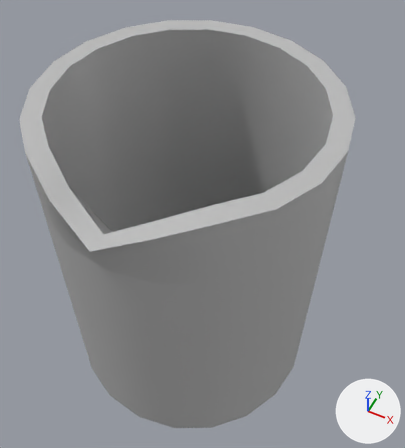
Before and after pictures for a commit that changed the FBX model project blob/Project_blob/Project_blob/Content/Models/cauldron.fbx.
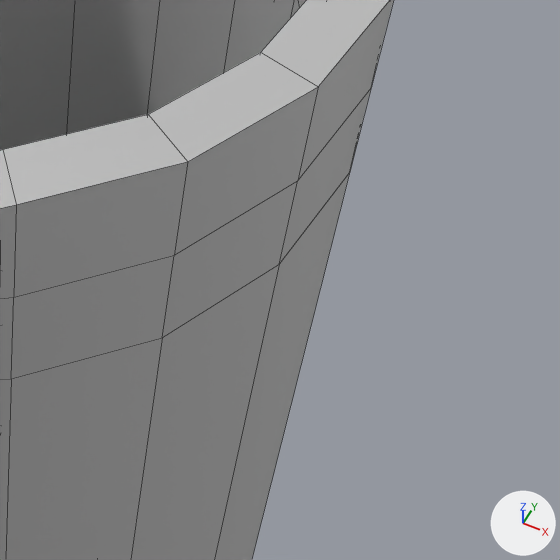
Each version is shown whole from a 50 mm lens placed at (0.0536, -0.0993, 0.142), pointed at (0.0011, 0.0057, 0.0108), then close up on the part from 52% to 100% of the width and 34% to 77% of the height. The lights are fixed; the arrows at lower right show +X, +Y and +Z. The close-ups show mesh edges as thin lines. Where no turn or scale is listed for an object, it has been applied to the vertices. Vertices at the same position are counted once.
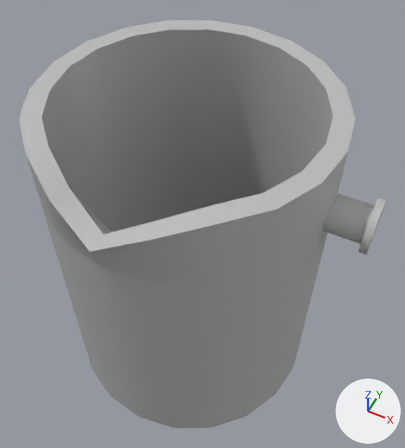
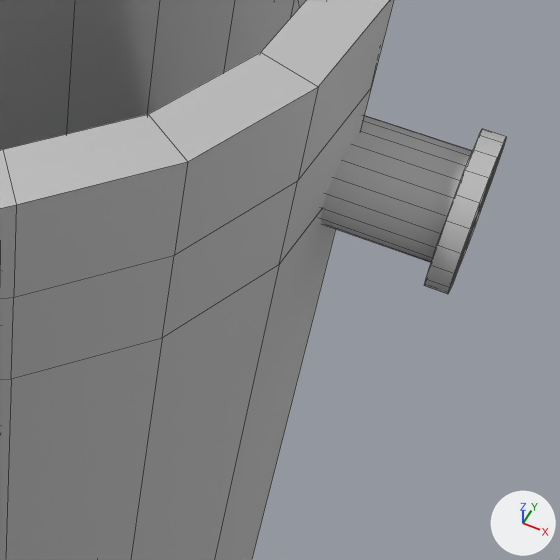
Location of each change, (x1, y1, x2, y2) in pixels of the close-ups (560 x 560 px):
'polySurface1', reshaped
    before: (0, 0, 393, 560)
    after: (0, 0, 506, 560)
part 1 of me_polysurface1, added
    after: (424, 129, 506, 294)
part 2 of me_polysurface1, added
    after: (321, 116, 472, 263)

Diff of the bpy script that builds the scene:
```diff
--- a/project blob/Project_blob/Project_blob/Content/Models/cauldron.fbx.py
+++ b/project blob/Project_blob/Project_blob/Content/Models/cauldron.fbx.py
@@ mat_lambert2 @@
+mat_lambert2 = principled_material('lambert2')
+mat_lambert2.base_color = (0.5, 0.5, 0.5)  # grey #bcbcbc
@@ me_polysurface1 @@
 # used by ob_polysurface1; location = (0.0, 0.0, 0.0)
-me_polysurface1.from_pydata(...)  # 363 vertices, 340 faces; spans x -0.04..0.04, y -0.0442..0.04, z -0.05..0.06
+me_polysurface1.from_pydata(...)  # 527 vertices, 500 faces; spans x -0.051..0.051, y -0.0442..0.04, z -0.05..0.06
+# me_polysurface1 part 1: a new loose piece, a 20-sided cylinder along x spanning x 0.049..0.051, y -0.007..0.007, z 0.033..0.047, in mat_lambert1 (grey #bcbcbc)
+# me_polysurface1 part 2: a new loose piece of 40 vertices spanning x 0.039..0.049, y -0.005..0.005, z 0.035..0.045, in mat_lambert1 (grey #bcbcbc)
 me_polysurface1.materials.append(mat_lambert1)
+me_polysurface1.materials.append(mat_lambert2)  # grey #bcbcbc
```
